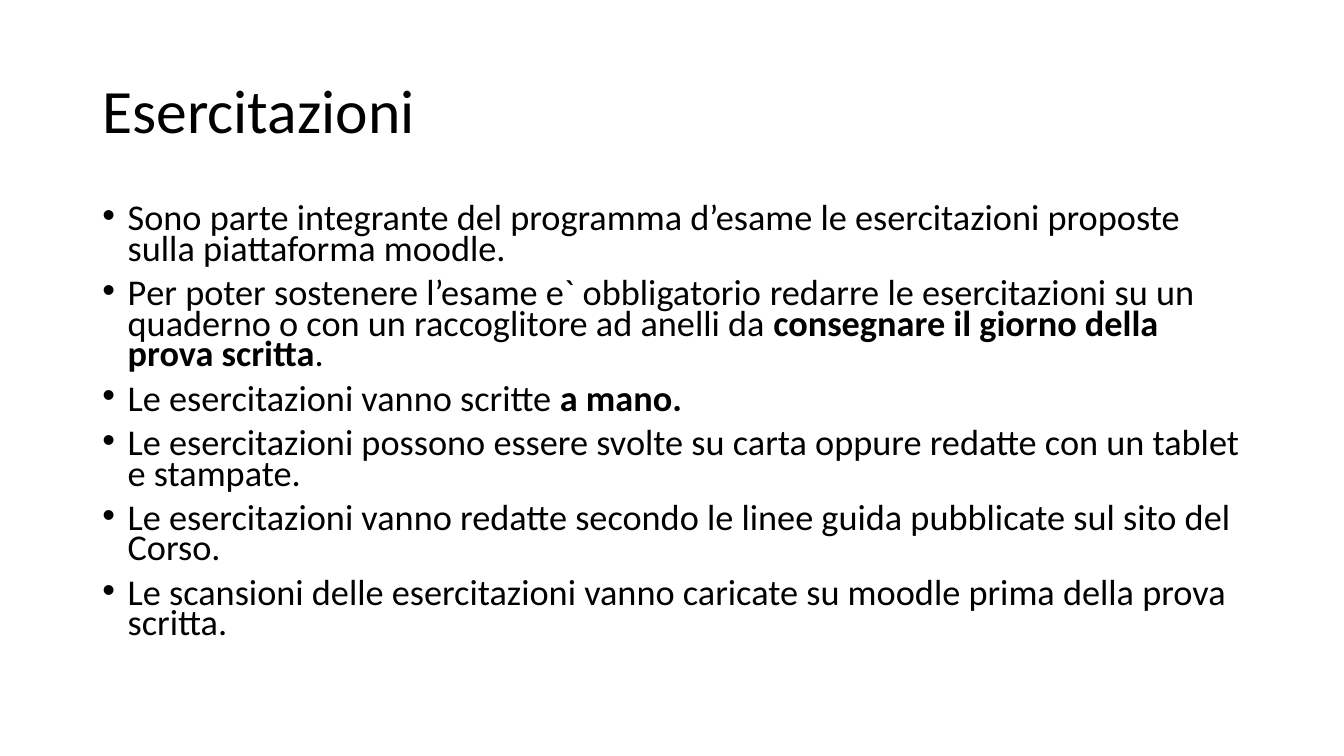
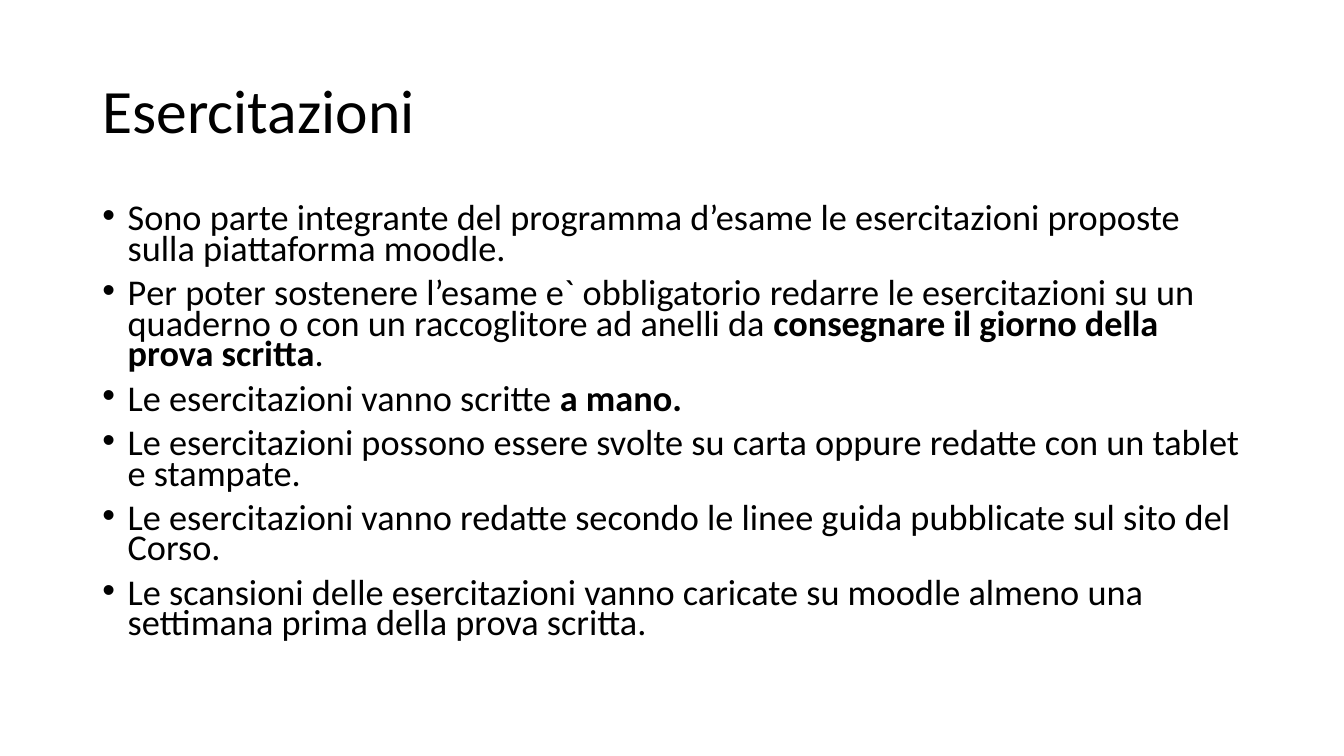
Before and after one commit to giuseppetomassetti/SdC, a slide deck: slide 6 of lezioni/organizzazione dell'insegnamento.pptx. Drawn at 1344x756 pixels with LibreOffice and Linux fonts; fonts in the diff are those of the drawing. Boxes give left, top, right and bottom in pixels: in the first picture for what was removed or moved away, otherwise in the second. Text is boxed around its words. In the diff, an @@ line names an element or a change of style, - is before the commit and + after.

```diff
--- a/lezioni/organizzazione dell'insegnamento.pptx
+++ b/lezioni/organizzazione dell'insegnamento.pptx
@@ text at (128, 579, 1143, 641): text changed @@
-• Le scansioni delle esercitazioni vanno caricate su moodle prima della prova scritta.
+• Le scansioni delle esercitazioni vanno caricate su moodle almeno una settimana prima della prova scritta.
```
Also in this commit, not shown: 3 other slides changed, 1 other file.
